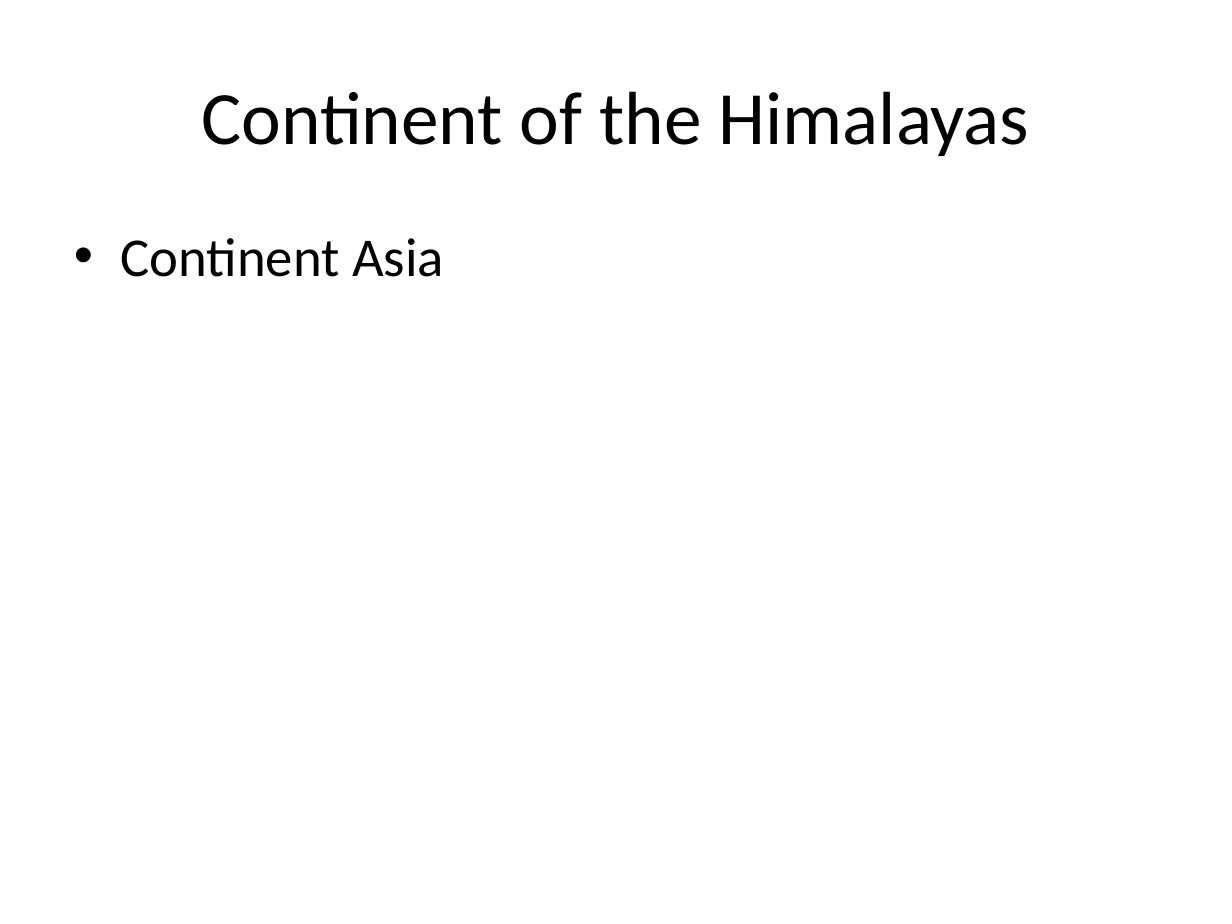
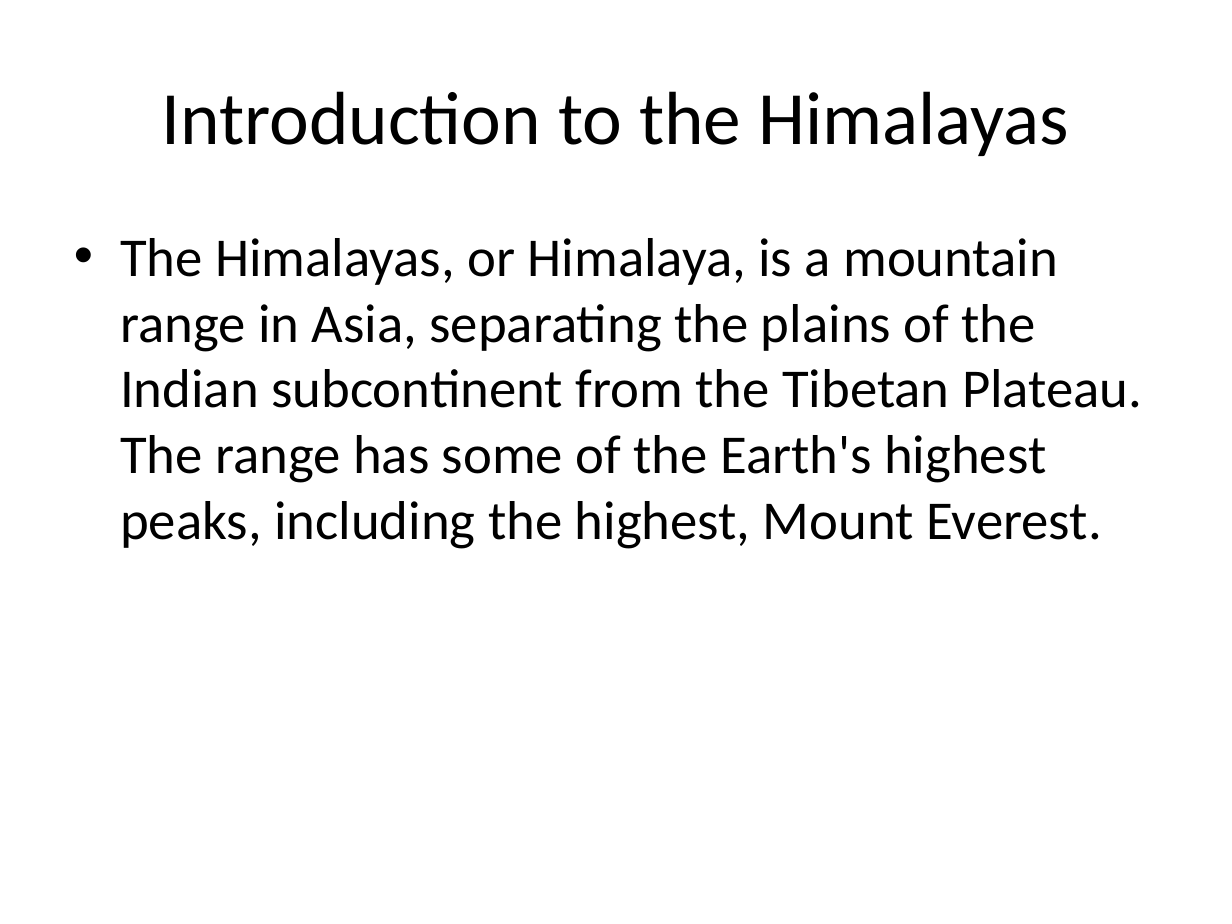
Before and after one commit to Abinayasankar-co/alsanotes, a slide deck: slide 2 of backend/business_performance_presentation.pptx (slide 6 before the commit). Drawn at 1232x924 pixels with LibreOffice and Linux fonts; fonts in the diff are those of the drawing. Boxes give left, top, right and bottom in pixels: in the first picture for what was removed or moved away, otherwise in the second. Text is boxed around its words. In the diff, an @@ line names an element or a change of style, - is before the commit and + after.

```diff
--- a/backend/business_performance_presentation.pptx
+++ b/backend/business_performance_presentation.pptx
@@ title at <box>161,91,1069,156</box>: text changed @@
-Continent of the Himalayas
+Introduction to the Himalayas
@@ text at <box>120,238,1142,549</box>: text changed @@
-• Continent Asia
+• The Himalayas, or Himalaya, is a mountain range in Asia, separating the plains of the Indian subcontinent from the Tibetan Plateau. The range has some of the Earth's highest peaks, including the highest, Mount Everest.
```
Also in this commit, not shown: 3 other slides changed, 1 slide added, 4 slides removed, 9 other files.
